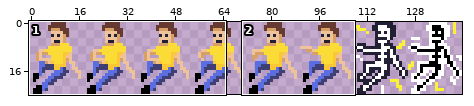
A sprite sheet gets an edit: assets/images/martyZap.png. The first picture is a wide view before the edit; the outline marks the close-up.
Close-up. Before the commit:
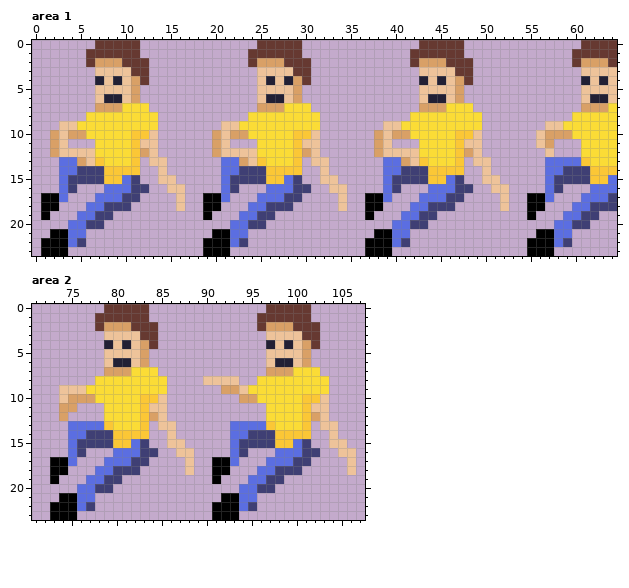
The file is 144x24 pixels. Shown: area 1: x 0..64, y 0..23; area 2: x 71..107, y 0..23.
The same view after the edit:
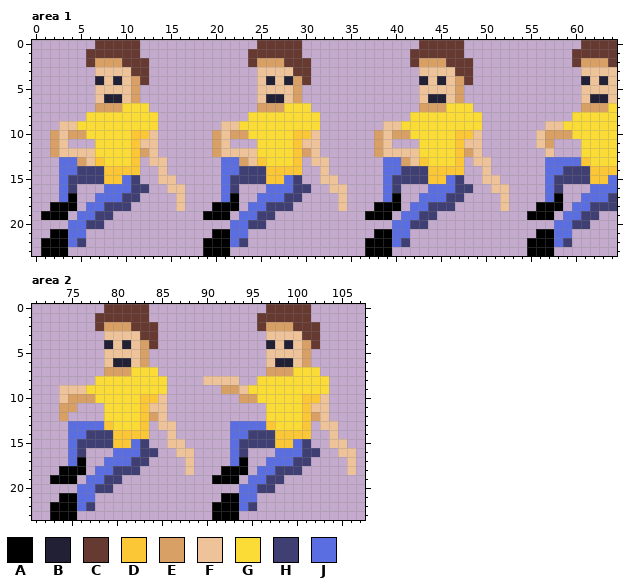
Palette (. is transparent): A #000000  B #222034  C #663931  D #fbc736  E #d9a066  F #eec39a  G #fbdc36  H #3f3f74  J #5b6ee1
The exact change:
Area 1:
The edit adds colour A in row 17 at x 4, 22, 40 and 58; in row 18 at x 3 to 4, 21 to 22, 39 to 40 and 57 to 58; in row 19 at x 2 to 3, 20 to 21, 38 to 39 and 56 to 57.
The author cleared colour A in row 17 at x 1 to 2, 19 to 20, 37 to 38 and 55 to 56; in row 18 at x 1, 19, 37 and 55.
Area 2:
The edit adds colour A in row 17 at x 76 and 94; in row 18 at x 75 to 76 and 93 to 94; in row 19 at x 74 to 75 and 92 to 93.
The author cleared colour A in row 17 at x 73 to 74 and 91 to 92; in row 18 at x 73 and 91.
Boxes around the changes in both close-ups, in picture pixels (x1, y1, x2, y2):
changed: (41, 193, 77, 220)
changed: (203, 193, 239, 220)
changed: (365, 193, 401, 220)
changed: (527, 193, 563, 220)
changed: (50, 457, 86, 484)
changed: (212, 457, 248, 484)
